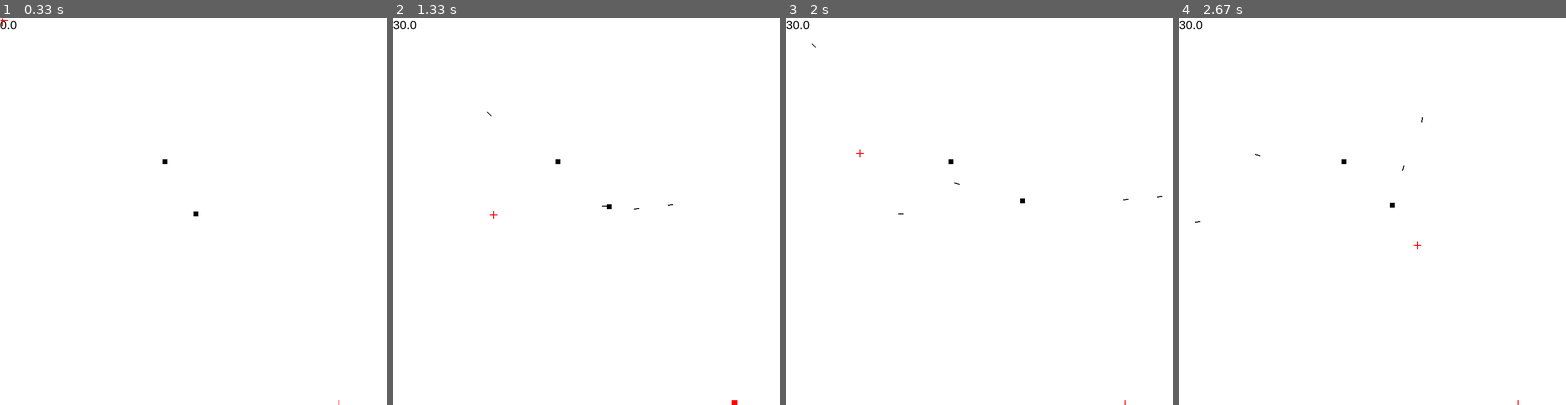
Above: before the commit, frames 1-4 (left to right).
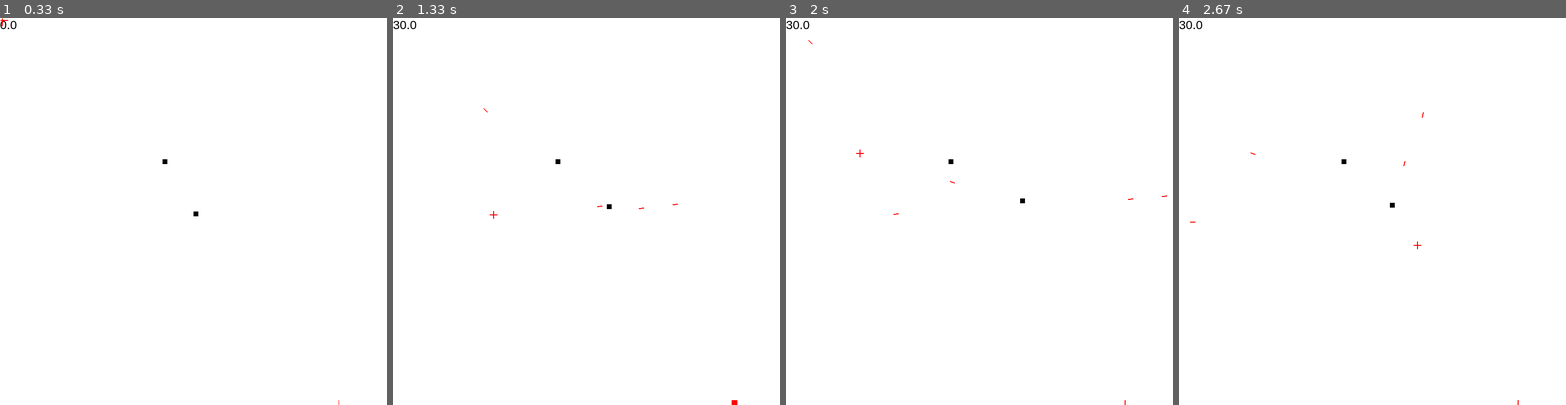
Above: after the commit, the same moments.

Repository: zwang20/Chaos
Game: pygame game, started from chaos.py
Two runs of this game, one before a commit and one after it. Both use one fixed random seed, a clock stepped at 60 frames per second and the inputs below.
Inputs (mouse positions are in pixels of both pictures, inside the frame that each line leads up to):
- Up to frame 1 (0.33 s): no input
- Up to frame 2 (1.33 s): tap Space at 0.33, 0.73, 1.03, 1.23 s; hold D 0.67-1.13 s; move the mouse to (710, 199) at 0.7 s; hold W from 1.17 s (still down); move the mouse to (493, 215) at 1.2 s
- Up to frame 3 (2 s): release W at 1.47 s; hold D 1.5-1.97 s; move the mouse to (859, 153) at 1.53 s; tap Space at 1.57, 1.87 s
- Up to frame 4 (2.67 s): hold A 2-2.53 s; move the mouse to (1430, 76) at 2.03 s; tap Space at 2.07, 2.37, 2.63 s; hold S from 2.57 s (still down); move the mouse to (1418, 246) at 2.6 s

Frame 1 is identical in both runs. In frame 2, less than 0.1% of the frame differs, in the area x 23-74%, y 23-50%; in frame 3, less than 0.1%, in the area x 5-99%, y 5-51%; in frame 4, less than 0.1%.

Commit message:
Implement bullets class

Diff:
--- a/chaos.py
+++ b/chaos.py
@@ -50,16 +50,10 @@
 
     def renew():
         for e in Enemy.objects:
-            # old
-            for i in bullets:
-                if e.x < i[0] < (e.x + Enemy.width) and e.y < i[1] < (e.y + Enemy.width):
+            for i in Bullet.objects:
+                if e.x < i.x < (e.x + Enemy.width) and e.y < i.y < (e.y + Enemy.width):
                     Enemy.objects.remove(e)
                     smart_spawn()
-            # new
-            # for i in Bullet.objects:
-            #     if e.x < i[0] < (e.x + Enemy.width) and e.y < i[1] < (e.y + Enemy.width):
-            #         Enemy.objects.remove(e)
-            #         smart_spawn()
 
 
 class Bullet:
@@ -70,10 +64,11 @@
         self.y = y
         self.vector_x = vector_x
         self.vector_y = vector_y
+        Bullet.objects.append(self)
 
     def display():
         for i in Bullet.objects:
-            pygame.draw.line(display, red, (i.x, i.y), (i.x+i.vector_x, i.y+i.vector_y))
+            pygame.draw.line(display, red, (i.x, i.y), (i.x+i.vector_x, i.y+i.vector_y), 2)
 
     def renew():
         for i in Bullet.objects:
@@ -109,6 +104,7 @@
         Enemy.display()
         Enemy.renew()
         Bullet.renew()
+        Bullet.display()
 
         # fire
         fire = False
@@ -194,8 +190,8 @@
             # Fire
             if fire and cooldown < 100 and cooldown%4 == 0:
 
-                bullets.append([*pos, (mouse_pos[0]-pos[0])/temp, (mouse_pos[1]-pos[1])/temp])
-
+                # bullets.append([*pos, (mouse_pos[0]-pos[0])/temp, (mouse_pos[1]-pos[1])/temp])
+                Bullet(*pos, (mouse_pos[0]-pos[0])/temp, (mouse_pos[1]-pos[1])/temp)
                 cooldown +=10
 
         # end temp
@@ -218,7 +214,7 @@
                 bullets_temp.append([bullet[0]+bullet[2], bullet[1]+bullet[3], bullet[2], bullet[3]])
 
                 # display bullets
-                sge_line(display, black, (bullet[0], bullet[1]),(bullet[0]-bullet[2], bullet[1]-bullet[3]), 2)
+                # sge_line(display, black, (bullet[0], bullet[1]),(bullet[0]-bullet[2], bullet[1]-bullet[3]), 2)
 
         bullets = bullets_temp
         del bullets_temp
